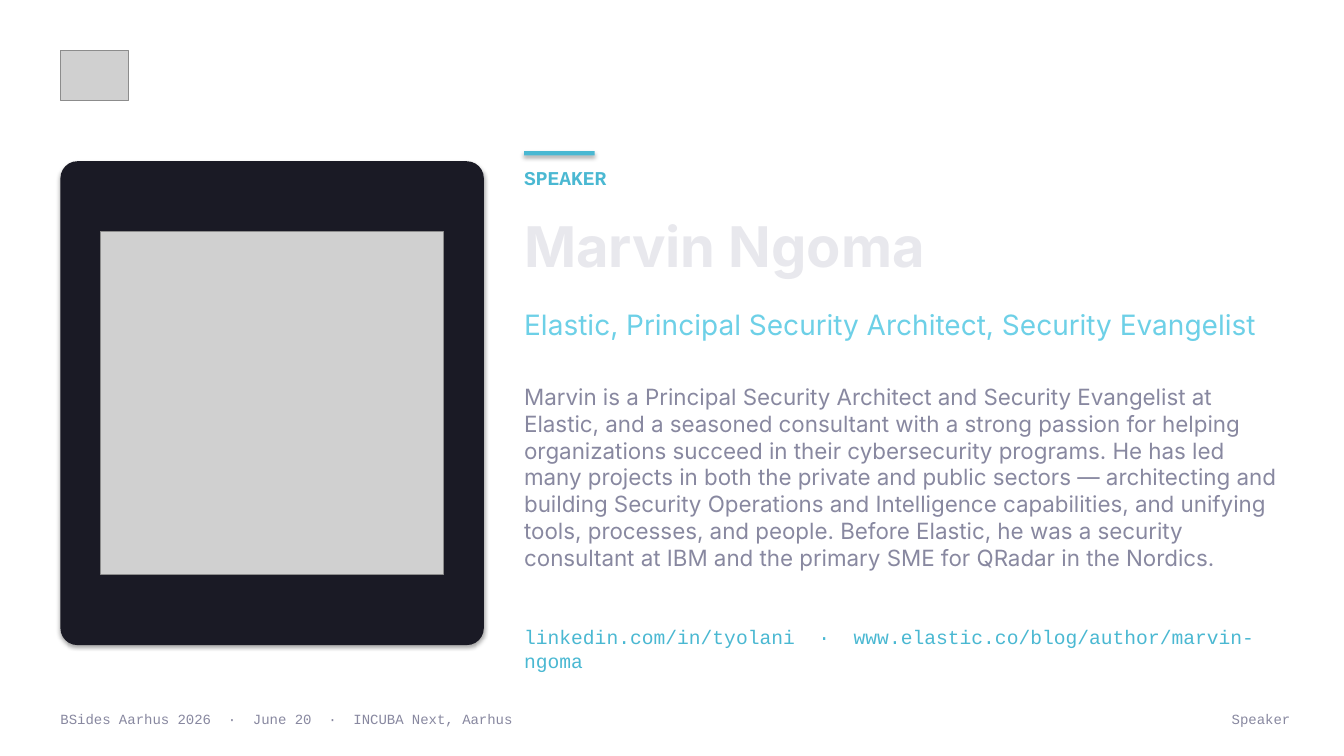
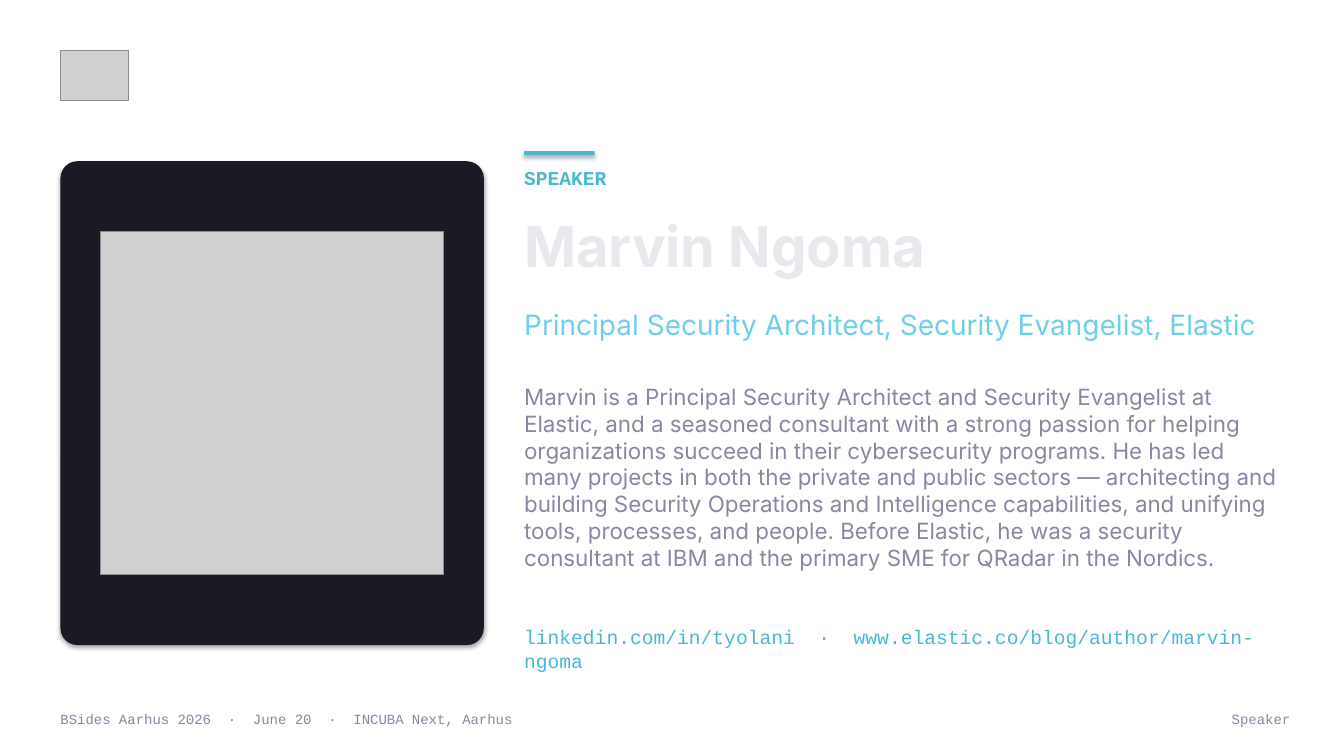
Before and after one commit to BSides-Aarhus/Website-2026, a slide deck: slide 9 of Plans/template-output/bsides-aarhus-2026-template.pptx. Drawn at 1344x756 pixels with LibreOffice and Linux fonts; fonts in the diff are those of the drawing; grey boxes stand for pictures; background and template pictures are left out. Boxes give left, top, right and bottom in pixels: in the first picture for what was removed or moved away, otherwise in the second. Text is boxed around its words. In the diff, an @@ line names an element or a change of style, - is before the commit and + after.

```diff
--- a/Plans/template-output/bsides-aarhus-2026-template.pptx
+++ b/Plans/template-output/bsides-aarhus-2026-template.pptx
@@ text at (x1=524, y1=314, x2=1255, y2=341): text changed @@
-Elastic, Principal Security Architect, Security Evangelist
+Principal Security Architect, Security Evangelist, Elastic
```
Also in this commit, not shown: 8 other slides changed, 12 other files.
